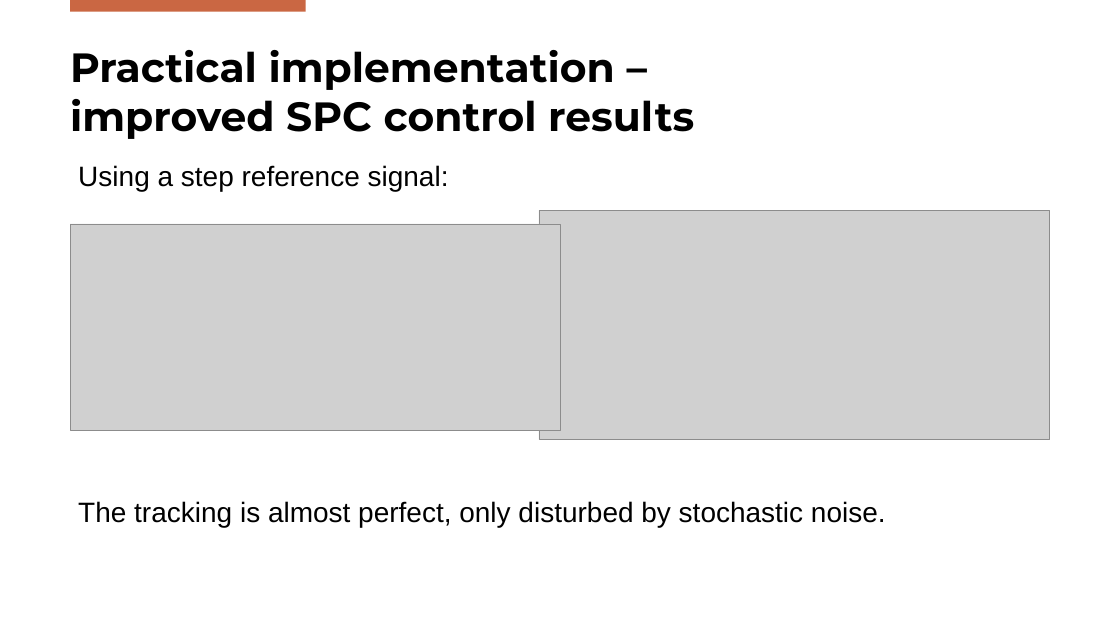
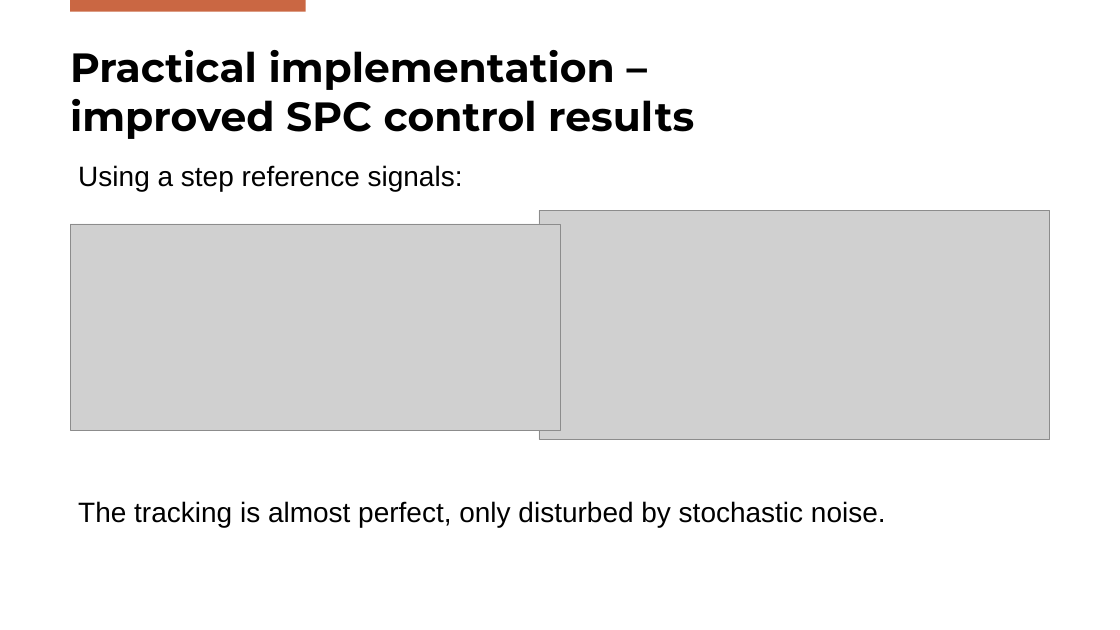
Before and after one commit to Gabriele-Mazzoleni/Progetto_ALES_aa_2025_2026, a slide deck: slide 28 of SPC_Presentation.pptx. Drawn at 1120x630 pixels with LibreOffice and Linux fonts; fonts in the diff are those of the drawing; grey boxes stand for pictures; background and template pictures are left out. Boxes give left, top, right and bottom in pixels: in the first picture for what was removed or moved away, otherwise in the second. Text is boxed around its words. In the diff, an @@ line names an element or a change of style, - is before the commit and + after.

```diff
--- a/SPC_Presentation.pptx
+++ b/SPC_Presentation.pptx
@@ text at <box>78,165,463,191</box>: text changed @@
-Using a step reference signal:
+Using a step reference signals:
```
Also in this commit, not shown: 16 other slides changed, 3 slides added, 1 slide removed, 1 other file.
